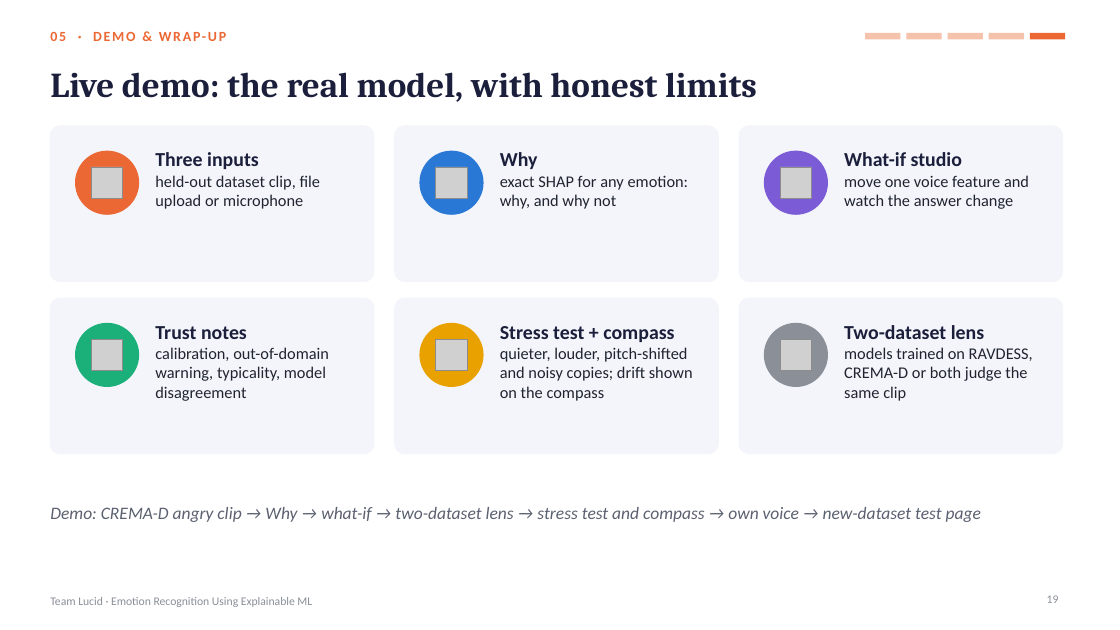
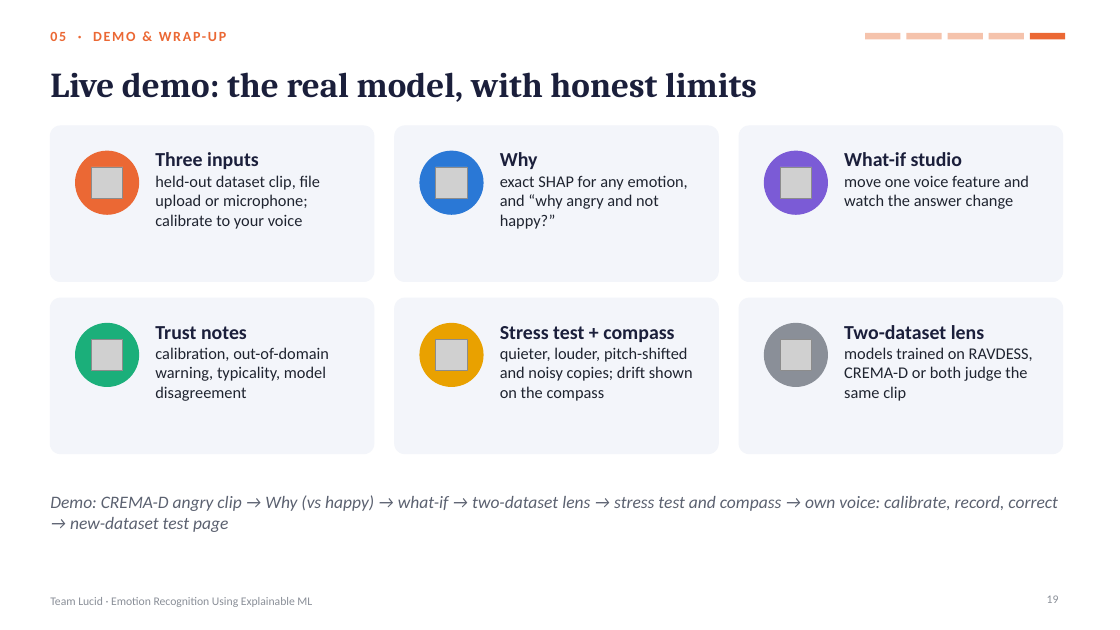
Before and after one commit to shreyashsp25/lucid-speech-emotion-xai, a slide deck: slide 19 of report/Lucid_Final_Presentation.pptx. Drawn at 1120x630 pixels with LibreOffice and Linux fonts; fonts in the diff are those of the drawing; grey boxes stand for pictures. Boxes give left, top, right and bottom in pixels: in the first picture for what was removed or moved away, otherwise in the second. Text is boxed around its words. In the diff, an @@ line names an element or a change of style, - is before the commit and + after.

Commit message:
Real-voice upgrade: microphone-robust model, contrastive explanations, reproducible voice experiments

```diff
--- a/report/Lucid_Final_Presentation.pptx
+++ b/report/Lucid_Final_Presentation.pptx
@@ text at [155, 175, 321, 229]: text changed @@
-held-out dataset clip, file upload or microphone
+held-out dataset clip, file upload or microphone; calibrate to your voice
@@ text at [500, 175, 688, 229]: text changed @@
-exact SHAP for any emotion: why, and why not
+exact SHAP for any emotion, and “why angry and not happy?”
@@ text at [50, 495, 1058, 532]: text changed @@
-Demo: CREMA-D angry clip → Why → what-if → two-dataset lens → stress test and compass → own voice → new-dataset test page
+Demo: CREMA-D angry clip → Why (vs happy) → what-if → two-dataset lens → stress test and compass → own voice: calibrate, record, correct → new-dataset test page
```
Also in this commit, not shown: 1 slide added, 18 other files.
